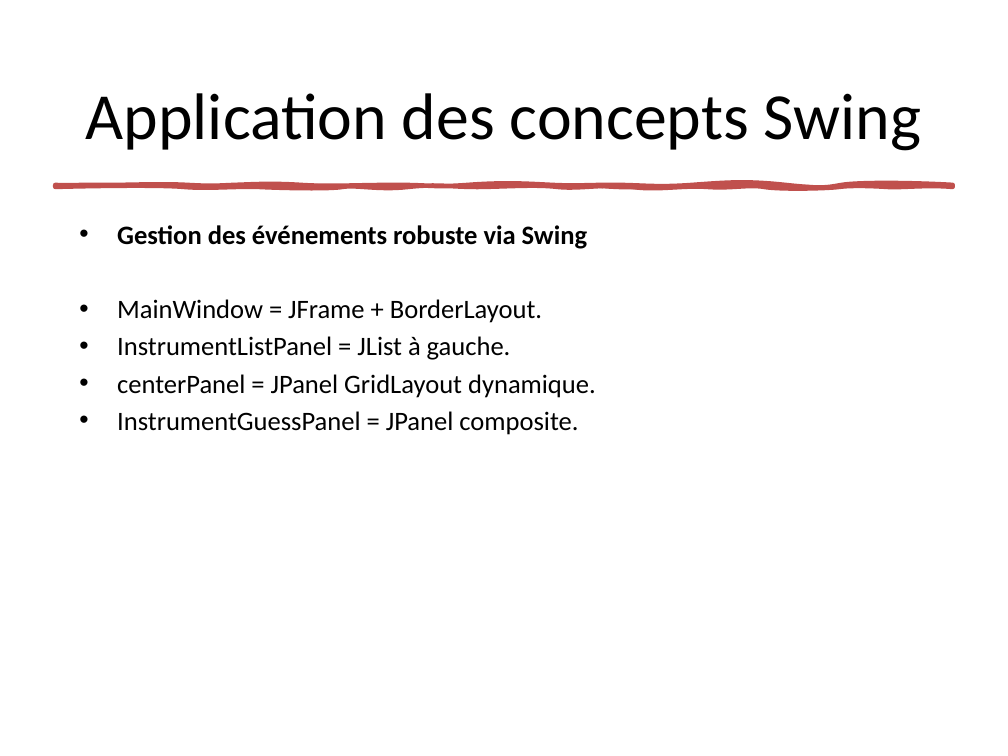
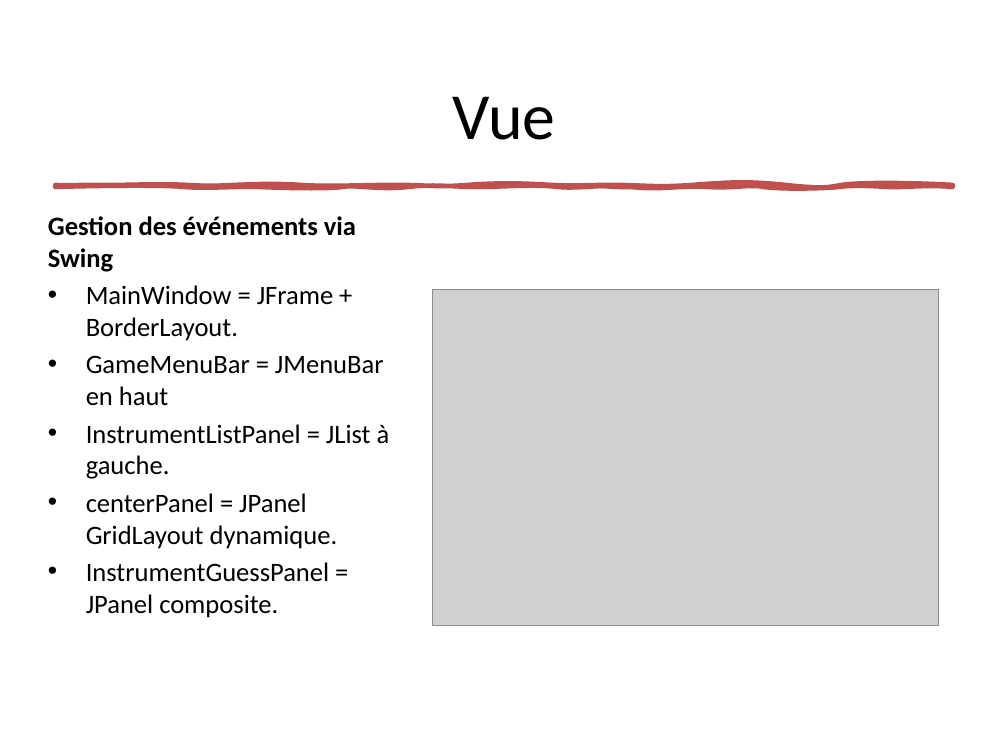
Before and after one commit to Bobyte5923/SoundOfWorld, a slide deck: slide 6 of SoundOfWorld.pptx. Drawn at 1008x756 pixels with LibreOffice and Linux fonts; fonts in the diff are those of the drawing; grey boxes stand for pictures. Boxes give left, top, right and bottom in pixels: in the first picture for what was removed or moved away, otherwise in the second. Text is boxed around its words. In the diff, an @@ line names an element or a change of style, - is before the commit and + after.

```diff
--- a/SoundOfWorld.pptx
+++ b/SoundOfWorld.pptx
@@ title at (452,96,555,140): text changed @@
-Application des concepts Swing
+Vue
@@ text "Gestion des événements via Swing": place and size @@
-text "Gestion des événements via Swing" at (117,225,596,435)
+text "Gestion des événements via Swing" at (48,216,390,618)
@@ text at (48,216,356,272): text changed @@
-• Gestion des événements robuste via Swing
+Gestion des événements via Swing
@@ picture added at (432,289,938,625) @@
@@ text at (86,355,384,406): paragraph added @@
+• GameMenuBar = JMenuBar en haut
```
Also in this commit, not shown: 5 other slides changed, 6 slides removed.
